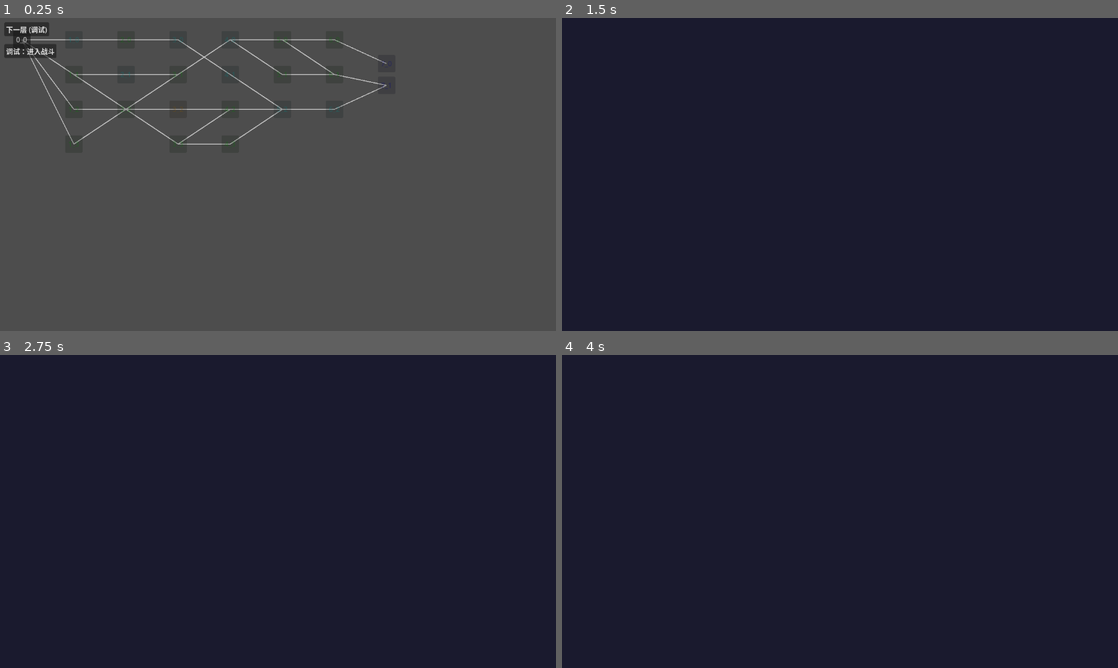
Above: before the commit, frames 1-4 (two rows, left to right).
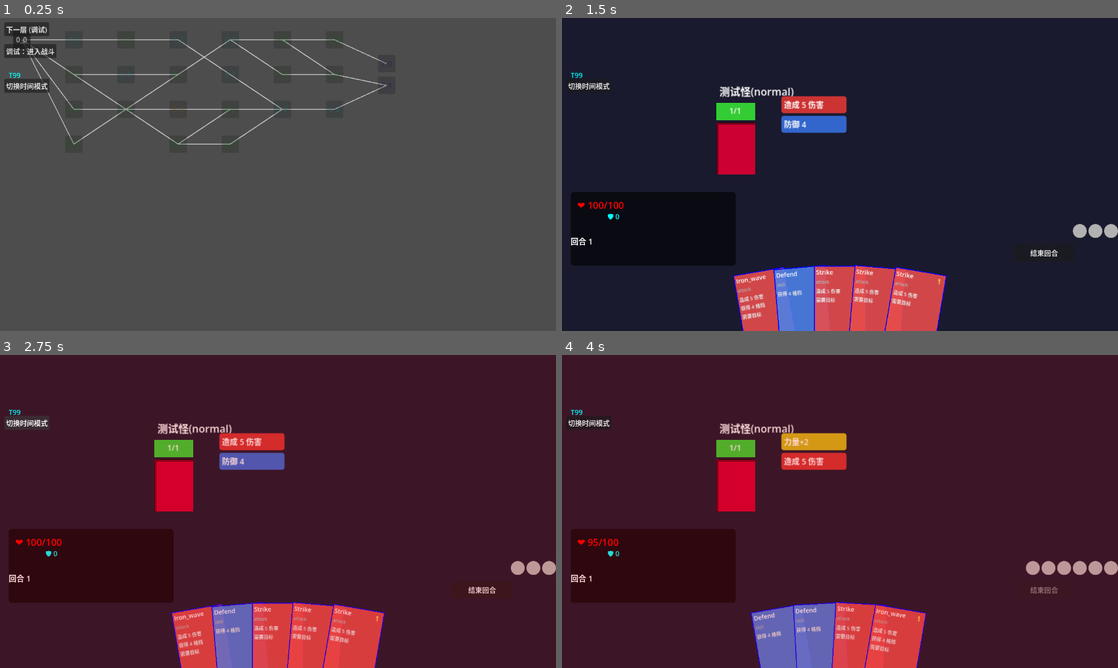
Above: after the commit, the same moments.

Repository: FiveMarksCoding/CardGame
Game: Godot game, scene res://scenes/Main.tscn
Two runs of this game, one before a commit and one after it. Both use one fixed random seed, a clock stepped at 60 frames per second and the inputs below.
Inputs (mouse positions are in pixels of both pictures, inside the frame that each line leads up to):
- Up to frame 1 (0.25 s): no input
- Up to frame 2 (1.5 s): click "0_0" at 0.5 s; click "调试：进入战斗" at 1.25 s
- Up to frame 3 (2.75 s): click (27, 423) at 2 s, where only the run after the commit has a clickable "切换时间模式"
- Up to frame 4 (4 s): click (1045, 589) at 2.75 s, where only the run after the commit has a clickable "结束回合"; click "调试：进入战斗" at 3.5 s

The runs differ from the first frame. In frame 1, 0.3% of the frame differs, in the area x 0-9%, y 17-24%; in frame 2, 18%; in frame 3, 100%, in the area x 0-100%, y 0-100%; in frame 4, 100%.
Error before the commit: Parse Error: Function "_save_turn_snapshot()" not found in base self. (res://scripts/systems/BattleSystem.gd:108)

Commit message:
20261020 Snapshot系统骨架搭好了

Diff:
--- a/card-game/project.godot
+++ b/card-game/project.godot
@@ -21,6 +21,7 @@
 GameState="*uid://btn4v3v6swnjn"
 MapSystem="*uid://ddfodmyhrrikg"
 EventBus="*uid://dpssd7wbsjmdu"
+TimeService="*uid://bivbuk8wxewci"
 
 [display]
 
--- a/card-game/scenes/Main.tscn
+++ b/card-game/scenes/Main.tscn
@@ -1,6 +1,7 @@
 [gd_scene format=3 uid="uid://cctack103hm10"]
 
 [ext_resource type="Script" uid="uid://diq7mxge532w1" path="res://scripts/Main.gd" id="1_elqb8"]
+[ext_resource type="Script" uid="uid://bioggwq7rdl1" path="res://scripts/ui/snapshot/WatchUI.gd" id="2_rvslj"]
 
 [node name="Main" type="Control" unique_id=455387943]
 layout_mode = 3
@@ -8,3 +9,13 @@
 offset_right = 40.0
 offset_bottom = 40.0
 script = ExtResource("1_elqb8")
+
+[node name="GlobalUI" type="CanvasLayer" parent="." unique_id=928162717]
+layer = 20
+
+[node name="WatchUI" type="Control" parent="GlobalUI" unique_id=1834262821]
+layout_mode = 3
+anchors_preset = 0
+offset_right = 40.0
+offset_bottom = 40.0
+script = ExtResource("2_rvslj")
--- a/card-game/scripts/autoload/EventBus.gd
+++ b/card-game/scripts/autoload/EventBus.gd
@@ -25,3 +25,9 @@
 # 局流程
 signal run_started();
 signal run_ended(vic: bool);
+
+# Snapshot System
+signal time_charges_changed(charges: int);
+signal time_mode_changed(mode: int);
+signal time_target_selected(target_type: String, target_id: String);
+signal time_action_executed(mode: int, target_type: String, target_id: String);
--- a/card-game/scripts/autoload/GameState.gd
+++ b/card-game/scripts/autoload/GameState.gd
@@ -4,11 +4,13 @@
 var gold: int=0;
 var relics: Array=[];
 var current_layer: int=1;
+var time_charges: int=0;
 
 func _ready():
 	randomize();
 	player_deck=create_new_deck();
 	gold=99;
+	time_charges=99;
 	print("GameState 已加载，卡组共 %d 张" % player_deck.size());
 func create_new_deck() -> Array:
 	# 初始牌组：只写 ID，属性从 CardLib 读
--- /dev/null
+++ b/card-game/scripts/autoload/TimeService.gd
@@ -0,0 +1,34 @@
+extends Node;
+
+enum Mode { NONE, FORWARD, BACKWARD };
+
+var charges=0;
+var used_targets_this_turn=[];
+
+var cost_table={
+	"hp": 2,
+	"energy": 1,
+	"intent": 1,
+	"deck": 2,
+	"card": 1,
+	"map": 3
+};
+
+func add_charge (amount: int=1):
+	GameState.time_charges += amount; # 改账本
+	EventBus.time_charges_changed.emit(GameState.time_charges);
+
+func act (mode: Mode,target_type: String,target_id: String):
+	# 查账
+	if GameState.time_charges < cost_table.get(target_type, 99):
+		print("#01 充能不足");
+		return ;
+	if target_id in used_targets_this_turn:
+		print("#02 本回合已经用过该目标");
+		return ;
+
+	# 扣账
+	GameState.time_charges -= cost_table.get(target_type,99);
+	used_targets_this_turn.append(target_id);
+	EventBus.time_charges_changed.emit(GameState.time_charges);
+	EventBus.time_action_executed.emit(mode,target_type,target_id);
--- /dev/null
+++ b/card-game/scripts/systems/BattleSnapshotManager.gd
@@ -0,0 +1,38 @@
+extends RefCounted;
+class_name BattleSnapshotManager;
+
+var current_turn_snapshot: Dictionary={}
+var last_turn_snapshot: Dictionary={}
+
+func save_snapshot(logic: BattleLogic, energy: EnergyPool, deck: Deck, enemies: Array):
+	last_turn_snapshot=current_turn_snapshot.duplicate(1);
+	var snap={};
+	snap["logic"]=logic.get_snapshot();
+	snap["energy"]=energy.get_snapshot();
+	snap["deck"]=deck.get_snapshot();
+	var enemies_data={};
+	for i in range(enemies.size()):
+		enemies_data[i]=enemies[i].get_snapshot();
+	snap["enemies"]=enemies_data;
+	current_turn_snapshot=snap;
+
+func execute_time_action(mode: int, target_type: String, target_id: String, logic: BattleLogic, enemies: Array, on_hp_changed: Callable, on_enemy_intent_refreshed: Callable):
+	if mode==TimeService.Mode.BACKWARD:
+		if last_turn_snapshot.is_empty():
+			print("[TimeSystem] 第一回合没有上一回合，无法回溯！")
+			return;
+		if target_type=="hp" && target_id=="player":
+			var past_hp=last_turn_snapshot["logic"]["player_hp"];
+			logic.player_hp=past_hp;
+			on_hp_changed.call(logic.player_hp, logic.player_max_hp);
+			print("[TimeSystem] 回溯成功！血量恢复到: ",logic.player_hp);
+
+	elif mode==TimeService.Mode.FORWARD:
+		if target_type=="intent":
+			for enemy in enemies:
+				if enemy.data.id==target_id:
+					enemy.generate_new_intents();
+					print("[TimeSystem] 红移成功！已刷新敌人意图。");
+					# 通知 UI 刷新
+					on_enemy_intent_refreshed.call(enemy);
+					break;
--- a/card-game/scripts/systems/BattleSystem.gd
+++ b/card-game/scripts/systems/BattleSystem.gd
@@ -18,9 +18,12 @@
 signal turn_started(turn_count: int);
 # data
 var battle_type: String="normal";
-var turn_history: Dictionary={};
+# 快照管理器
+var snapshot_manager: BattleSnapshotManager=BattleSnapshotManager.new();
 
 func _ready ():
+	EventBus.time_action_executed.connect(_on_time_action_executed);
+
 	if MapSystem.instance && (MapSystem.instance.current_node_id != ""):
 		var node=MapSystem.instance.current_map_data.get_node(MapSystem.instance.current_node_id);
 		if node:
@@ -105,8 +108,12 @@
 		enemy.generate_new_intents();
 	logic.start_player_turn();
 	add_neutral_energy(3);
-	_save_turn_snapshot();
 	await draw_hands();
+
+	# 使用 Manager 存快照
+	snapshot_manager.save_snapshot(logic,energy_pool,deck,enemies);
+
+	TimeService.used_targets_this_turn.clear() # 重置本回合使用记录
 	turn_started.emit(logic.turn_count);
 
 func end_player_turn ():
@@ -218,10 +225,12 @@
 	print("_on_reward_completed 被调用");
 	EventBus.battle_ended.emit(1);
 	_cleanup_battle();
+
 func _cleanup_battle ():
 	get_tree().create_timer(0.1).timeout.connect(func():
 		get_parent().queue_free();
 	);
+
 func resolve_card (card_data: CardData, target: Enemy) -> void:
 	var result=CardResolver.resolve(card_data,target,logic);
 	if result["damage"]>0:
@@ -229,3 +238,11 @@
 	if result["block"]>0:
 		player_block_changed.emit(logic.player_block);
 		print("获得 %d 点格挡" % result["block"]);
+
+# 时间操作转发
+func _on_time_action_executed(mode: int, target_type: String, target_id: String):
+	snapshot_manager.execute_time_action(
+		mode,target_type,target_id,logic,enemies,
+		func(hp,max_hp): player_health_changed.emit(hp,max_hp),
+		func(enemy): pass
+	);
--- a/card-game/scripts/ui/battle/BattleUI.gd
+++ b/card-game/scripts/ui/battle/BattleUI.gd
@@ -31,27 +31,29 @@
 	_battle_manager.player_block_changed.connect(_on_block_changed)
 	_battle_manager.turn_started.connect(_on_turn_started)
 func _build_ui():
-	# 1. 背景面板（左下角玩家信息）
+	# 背景
 	var panel = Panel.new()
-	panel.size = Vector2(180, 70)
+	panel.size = Vector2(380,170)
 	panel.position = Vector2(20, 400)
 	var style = StyleBoxFlat.new()
 	style.bg_color = Color(0, 0, 0, 0.6)
 	style.set_corner_radius_all(8)
 	panel.add_theme_stylebox_override("panel", style)
 	add_child(panel)
-	# 2. 生命值文本
+	# hp
 	_hp_label = Label.new()
 	_hp_label.position = Vector2(15, 15)
-	_hp_label.size = Vector2(150, 30)
+	_hp_label.size = Vector2(300,60)
 	_hp_label.add_theme_font_size_override("font_size", 22)
 	_hp_label.add_theme_color_override("font_color", Color.RED)
 	_hp_label.text = "100/100"
+	_hp_label.mouse_filter = Control.MOUSE_FILTER_STOP;
+	_hp_label.gui_input.connect(_on_hp_label_gui_input);
 	panel.add_child(_hp_label)
 	# 3. 格挡值文本
 	_block_label = Label.new()
-	_block_label.position = Vector2(15, 45)
-	_block_label.size = Vector2(150, 20)
+	_block_label.position = Vector2(85, 45)
+	_block_label.size = Vector2(300,60)
 	_block_label.add_theme_font_size_override("font_size", 16)
 	_block_label.add_theme_color_override("font_color", Color.CYAN)
 	_block_label.text = "🛡 0"
@@ -98,3 +100,8 @@
 		_end_turn_btn.disabled=1;
 	if _battle_manager:
 		_battle_manager.end_player_turn()
+
+func _on_hp_label_gui_input(event: InputEvent):
+	if event is InputEventMouseButton and event.pressed and event.button_index == MOUSE_BUTTON_LEFT:
+		# 只有在时间模式下点击才有效
+		EventBus.time_target_selected.emit("hp", "player")
--- a/card-game/scripts/ui/battle/Enemy.gd
+++ b/card-game/scripts/ui/battle/EnemyUI.gd
@@ -9,7 +9,6 @@
 var name_label: Label=null;
 var intent_items: Array[Control]=[];
 # 信号
-signal intent_selected(enemy: Enemy,index: int);
 signal died(enemy: Enemy);
 # 意图组缓存
 var _cached_intents: Array=[];
@@ -121,7 +120,7 @@
 
 func _on_intent_clicked(event: InputEvent, index: int):
 	if event is InputEventMouseButton && event.pressed && event.button_index==MOUSE_BUTTON_LEFT:
-		intent_selected.emit(self,index);
+		EventBus.time_target_selected.emit("intent", data.id);
 
 func _on_mouse_entered():
 	modulate=Color(1.1, 1.1, 1.1);
@@ -173,6 +172,7 @@
 # 用当前缓存更新 UI
 func _update_intents_display():
 	for child in intent_container.get_children():
+		child.visible=false;
 		child.queue_free()
 	intent_items.clear()
 	var y_offset = 0
--- /dev/null
+++ b/card-game/scripts/ui/snapshot/WatchUI.gd
@@ -0,0 +1,64 @@
+extends Control;
+class_name WatchUI;
+
+var pending_mode: int=0; # 0空闲 1红 2蓝
+var _btn: Button=null;
+var _lab: Label=null;
+var _filter: ColorRect=null;
+
+func _ready ():
+	visible=1;
+
+	_filter=ColorRect.new();
+	_filter.anchors_preset=Control.PRESET_FULL_RECT;
+	_filter.size = get_viewport().get_visible_rect().size;
+	_filter.mouse_filter=Control.MOUSE_FILTER_IGNORE;
+	_filter.visible=0;
+	add_child(_filter);
+	move_child(_filter,0);
+
+	_lab=Label.new();
+	_lab.text="T%d" % GameState.time_charges;
+	_lab.add_theme_color_override("font_color",Color.CYAN);
+	_lab.position=Vector2(20,120);
+	add_child(_lab);
+
+	# 连接事件
+	EventBus.time_charges_changed.connect(_on_charges_changed);
+	EventBus.battle_started.connect(func(): visible=1);
+	EventBus.run_started.connect(func(): visible=1);
+	EventBus.time_target_selected.connect(_on_target_selected);
+
+	_btn=Button.new();
+	_btn.text="切换时间模式";
+	_btn.position=Vector2(10,140);
+	_btn.pressed.connect(_on_button_pressed);
+	add_child(_btn);
+
+func _on_charges_changed(new_charges: int):
+	_lab.text="T%d" % new_charges;
+
+func _on_button_pressed():
+	pending_mode=(pending_mode+1)%3;
+	if pending_mode==1:
+		print("模式切换为: 红移(跳过)");
+		_filter.color=Color(1,0,0,0.15); # 红色半透明
+		_filter.visible=true;
+	elif pending_mode==2:
+		print("模式切换为: 蓝移(回溯)");
+		_filter.color=Color(0,0,1,0.15); # 蓝色半透明
+		_filter.visible=true;
+	else:
+		print("模式切换为: 空闲");
+		_filter.visible=false;
+	EventBus.time_mode_changed.emit(pending_mode);
+
+func _on_target_selected(target_type: String, target_id: String):
+	if pending_mode==0:
+		return; # 没开表，点击无效
+
+	# 交给 TimeService 校验扣费
+	TimeService.act(pending_mode, target_type, target_id);
+	pending_mode=0;
+	_filter.visible=false; # 关滤镜
+	EventBus.time_mode_changed.emit(0);
Not shown, added: card-game/scripts/autoload/TimeService.gd.uid
Not shown, added: card-game/scripts/systems/BattleSnapshotManager.gd.uid
Renamed: card-game/scripts/ui/battle/Enemy.gd.uid -> card-game/scripts/ui/battle/EnemyUI.gd.uid
Not shown, added: card-game/scripts/ui/snapshot/WatchUI.gd.uid
